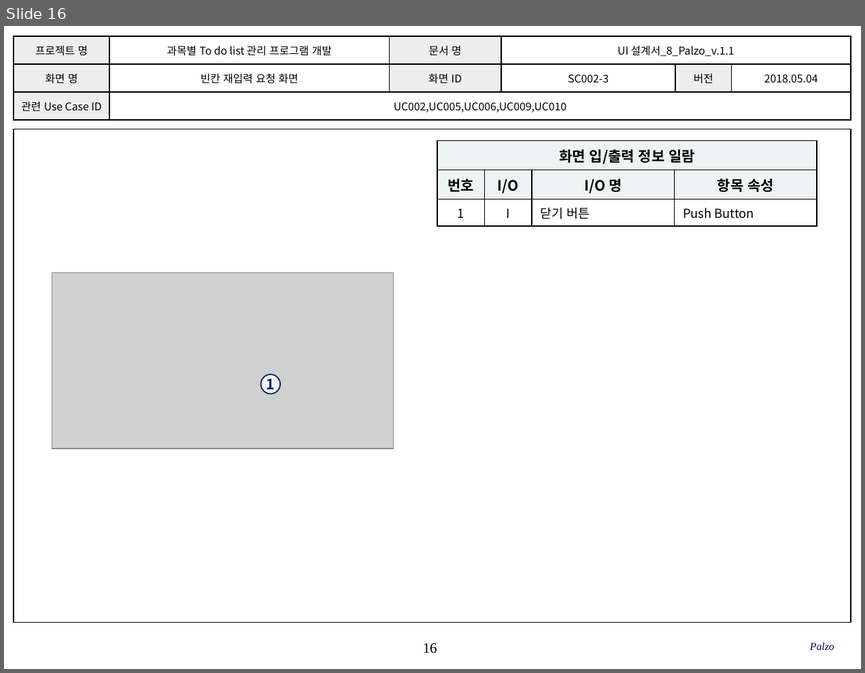
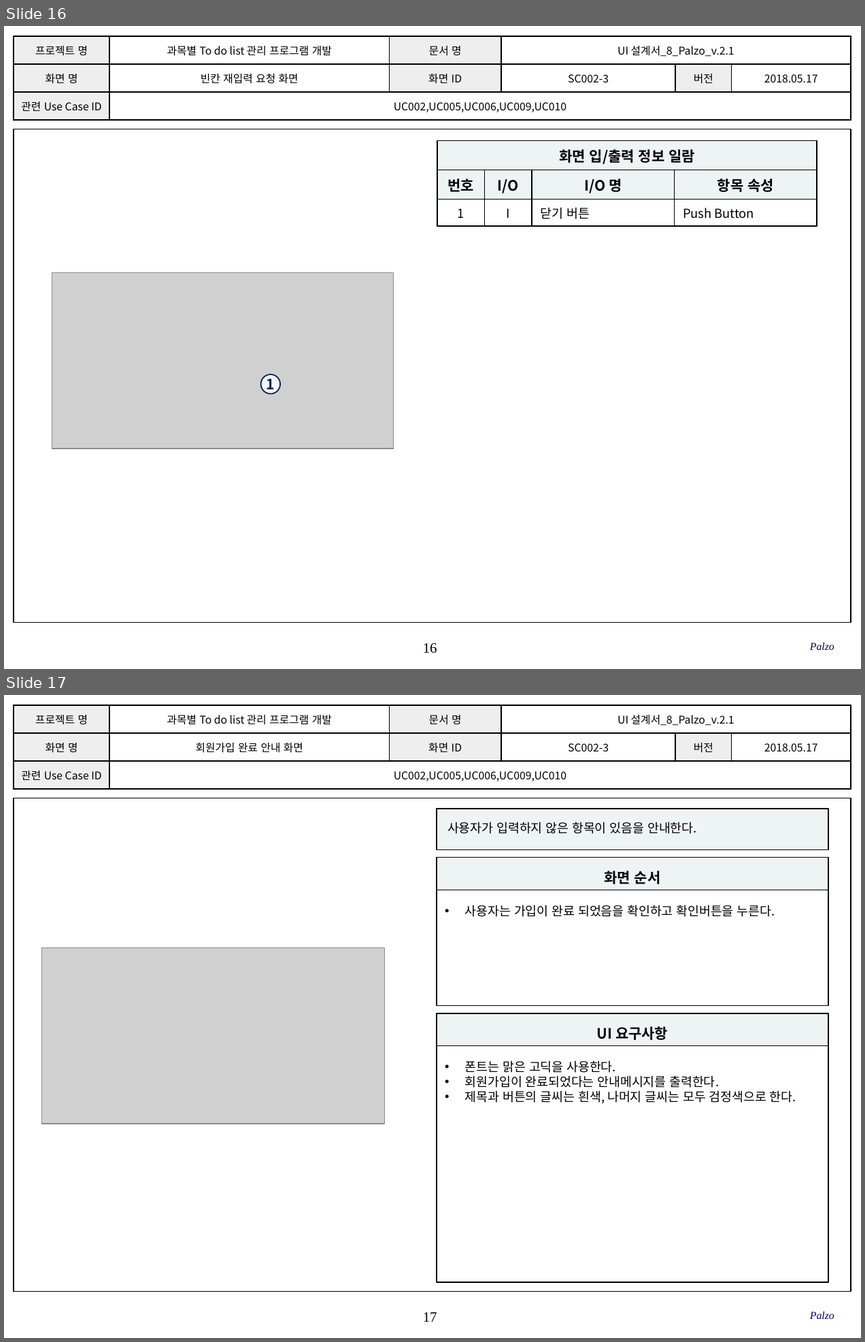
Before and after one commit to SMU-SE-Admin/18-1_8_PALZO_Doc, a slide deck: 03 설계/UI 설계서_8_Palzo.pptx. Shown one above the other, each under a label of ours: slide 16 before the commit, slides 16 and 17 after it. The pictures are 865x673 and 865x1342 pixels, drawn with LibreOffice and Linux fonts; fonts in the diff are those of the drawing; grey boxes stand for pictures; background and template pictures are left out. Boxes give left, top, right and bottom in pixels: in the first picture for what was removed or moved away, otherwise in the second. Text is boxed around its words. In the diff, an @@ line names an element or a change of style, - is before the commit and + after.

Commit message:
#1102 UI 설계서 작성
안내 화면 추가

```diff
--- a/03 설계/UI 설계서_8_Palzo.pptx
+++ b/03 설계/UI 설계서_8_Palzo.pptx
@@ slide 17 added at [4, 695, 861, 1338], background #FFFFFF; not listed: 2 template elements that a slide beside it also shows @@
@@ table added at [14, 705, 850, 790], 3 rows, 6 columns @@
+프로젝트 명 | 과목별 To do list 관리 프로그램 개발 | 문서 명 | UI 설계서_8_Palzo_v.2.1 |  | 
+화면 명 | 회원가입 완료 안내 화면 | 화면 ID | SC002-3 | 버전 | 2018.05.17
+관련 Use Case ID | UC002,UC005,UC006,UC009,UC010 |  |  |  | 
@@ rectangle added at [436, 808, 829, 849], fill #EEF4F4, outline #000000 1 pt, 10.5 pt, text #000000 @@
+사용자가 입력하지 않은 항목이 있음을 안내한다.
@@ rectangle added at [436, 857, 829, 889], fill #EEF4F4, outline #000000 1 pt, 12 pt, text #000000, bold @@
+화면 순서
@@ rectangle added at [436, 889, 829, 1005], fill #FFFFFF, outline #000000 1 pt, 10.5 pt, text #000000 @@
+• 사용자는 가입이 완료 되었음을 확인하고 확인버튼을 누른다.
@@ picture added at [41, 948, 384, 1123] @@
@@ rectangle added at [436, 1013, 829, 1045], fill #EEF4F4, outline #000000 1 pt, 12 pt, text #000000, bold @@
+UI 요구사항
@@ rectangle added at [436, 1045, 829, 1282], fill #FFFFFF, outline #000000 1 pt, 10.5 pt, text #000000 @@
+• 폰트는 맑은 고딕을 사용한다.
+• 회원가입이 완료되었다는 안내메시지를 출력한다.
+• 제목과 버튼의 글씨는 흰색, 나머지 글씨는 모두 검정색으로 한다.
@@ text added at [810, 1311, 834, 1319], 9 pt, text #000066, italic @@
+Palzo
@@ slide 16 changed as well @@
@@ table at [14, 36, 850, 121] @@
-row 1, column 4: UI 설계서_8_Palzo_v.1.1
+row 1, column 4: UI 설계서_8_Palzo_v.2.1
-row 2, column 6: 2018.05.04
+row 2, column 6: 2018.05.17
```
Also in this commit, not shown: 38 other slides changed, 1 other slide added.
